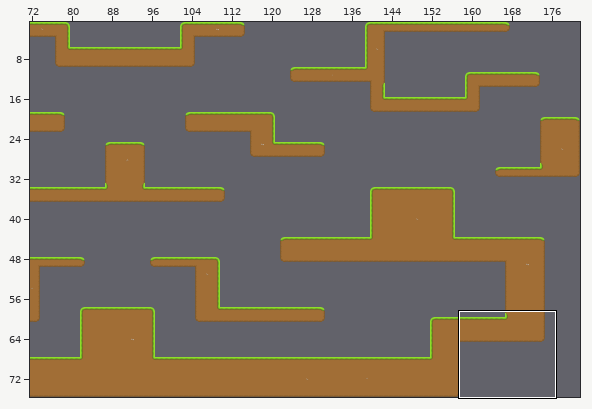
An edit to a level. Tiled map (JSON), resources/map/map1.json. The picture above shows the old version from afar; the outline marks the close-up.
Close-up. The starting point:
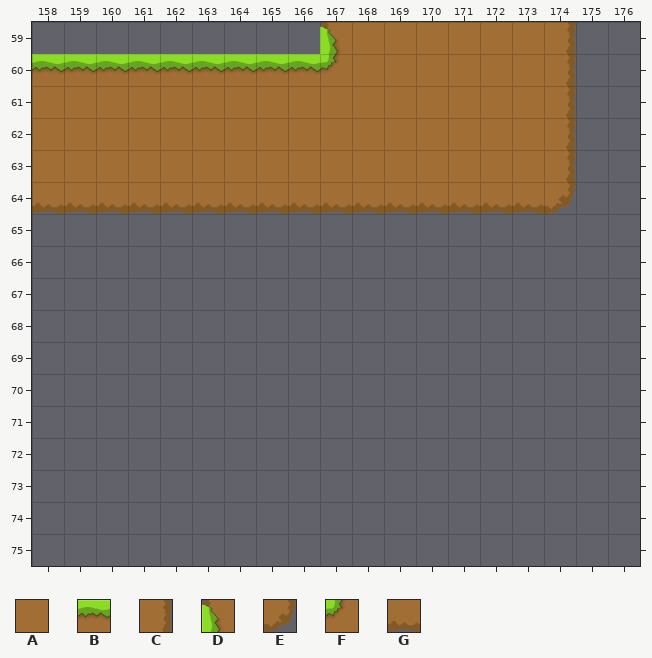
Cells are 32x32 px. Shown: x 158..176, y 59..75. The commit also changed other parts of the map, which this record leaves out.
Key: from "grass": A 1, B 7, C 12, D 13, E 19, F 21, G 25.
_ is an empty cell.
Layer "Tilelaag 1" before, first column x 158:
59 _________DAAAAAAC__
60 BBBBBBBBBFAAAAAAC__
61 AAAAAAAAAAAAAAAAC__
62 AAAAAAAAAAAAAAAAC__
63 AAAAAAAAAAAAAAAAC__
64 GGGGGGGGGGGGGGGGE__
65 ___________________
66 ___________________
67 ___________________
68 ___________________
69 ___________________
70 ___________________
71 ___________________
72 ___________________
73 ___________________
74 ___________________
75 ___________________
The result:
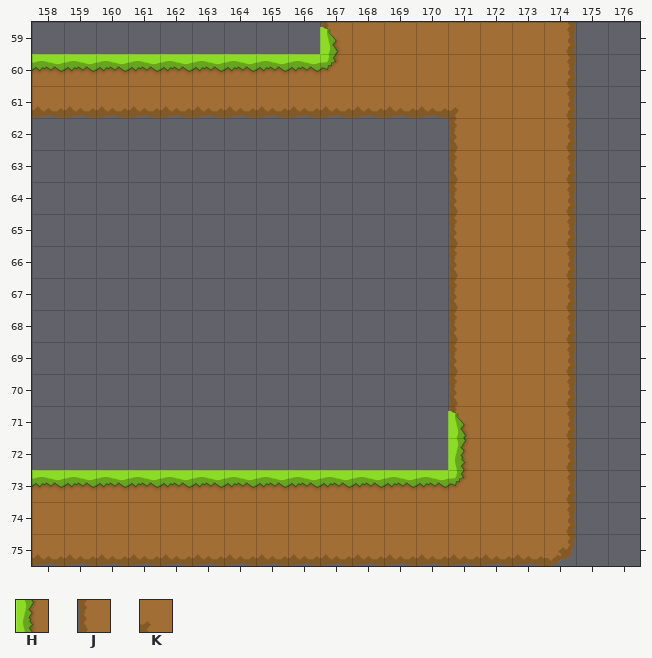
Further tiles: from "grass": H 10, J 11, K 27.
What changed:
Changed rows in their new state; . is an unchanged cell.
Layer "Tilelaag 1":
first column x 158:
61 GGGGGGGGGGGGGK...
62 _____________J...
63 _____________J...
64 _____________JAAC
65 .............JAAC
66 .............JAAC
67 .............JAAC
68 .............JAAC
69 .............JAAC
70 .............JAAC
71 .............DAAC
72 .............HAAC
73 BBBBBBBBBBBBBFAAC
74 AAAAAAAAAAAAAAAAC
75 GGGGGGGGGGGGGGGGE
Boxes around the changes in both close-ups, in picture pixels (x1, y1, x2, y2):
changed: (32, 106, 576, 566)
